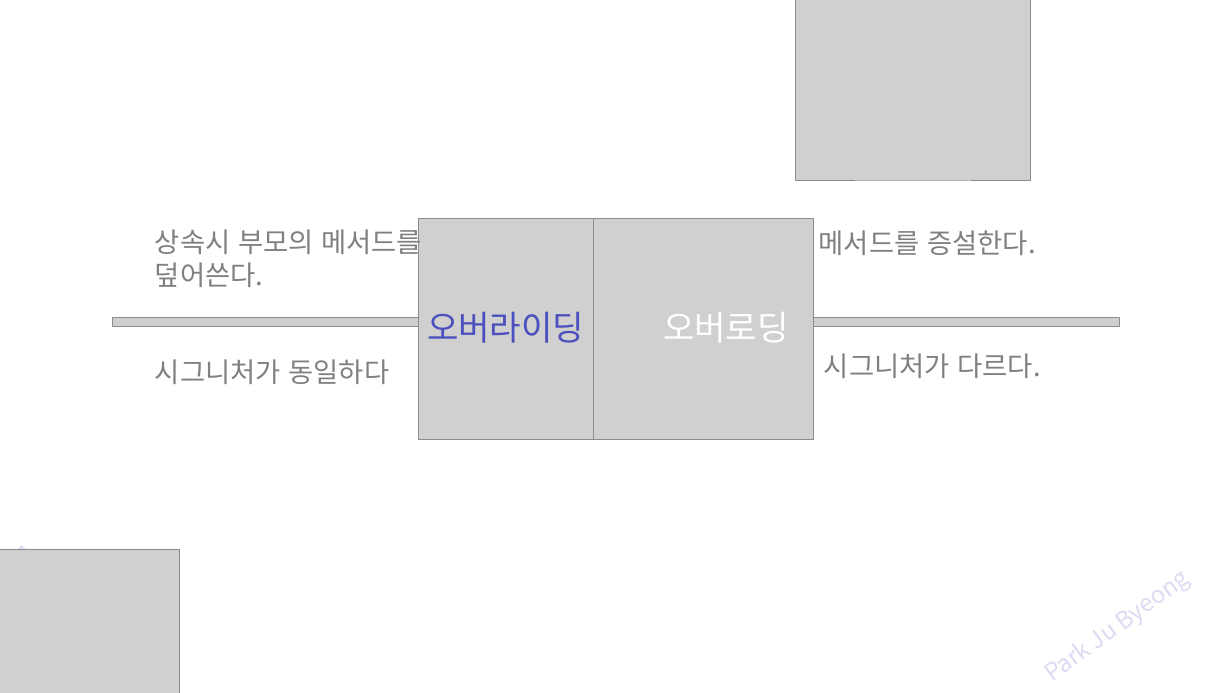
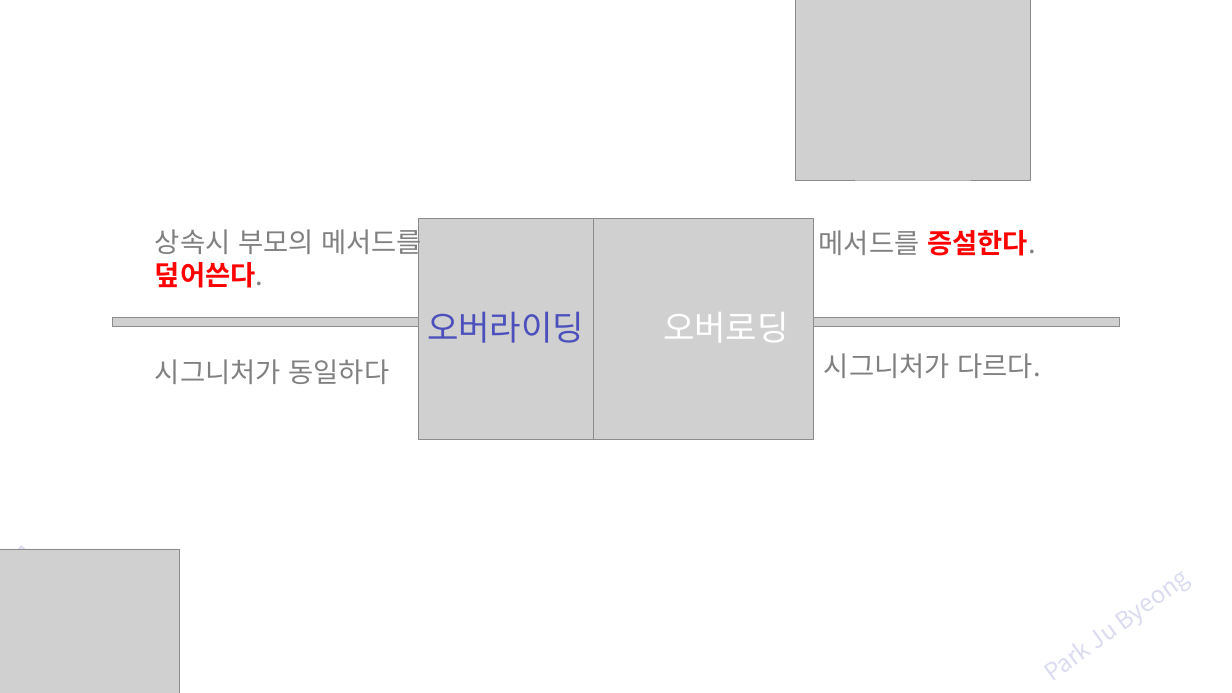
Before and after one commit to zest132/JavaLecture, a slide deck: slide 38 of JavaLecture/LectureFile/java 9강 상속과super.pptx (slide 37 before the commit). Drawn at 1232x693 pixels with LibreOffice and Linux fonts; fonts in the diff are those of the drawing; grey boxes stand for pictures. Boxes give left, top, right and bottom in pixels: in the first picture for what was removed or moved away, otherwise in the second. Text is boxed around its words. In the diff, an @@ line names an element or a change of style, - is before the commit and + after.

```diff
--- a/JavaLecture/LectureFile/java 9강 상속과super.pptx
+++ b/JavaLecture/LectureFile/java 9강 상속과super.pptx
@@ text "메서드를 증설한다." at [819,230,1035,256]: text colour #808080 to #FF0000, bold on in "증설한다." @@
@@ text at [155,262,263,288]: text colour #808080 to #FF0000, bold on in "덮어쓴다." @@
```
Also in this commit, not shown: 13 other slides changed, 2 slides added, 4 other files.
